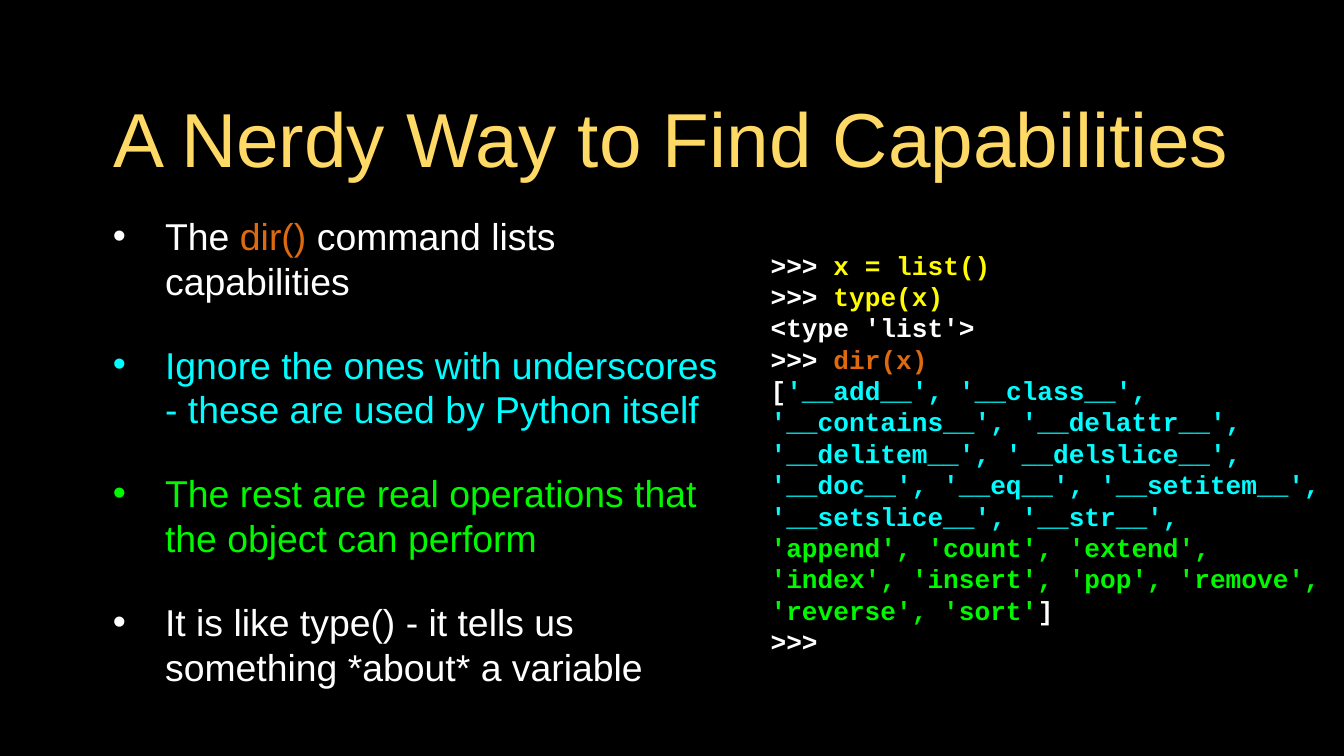
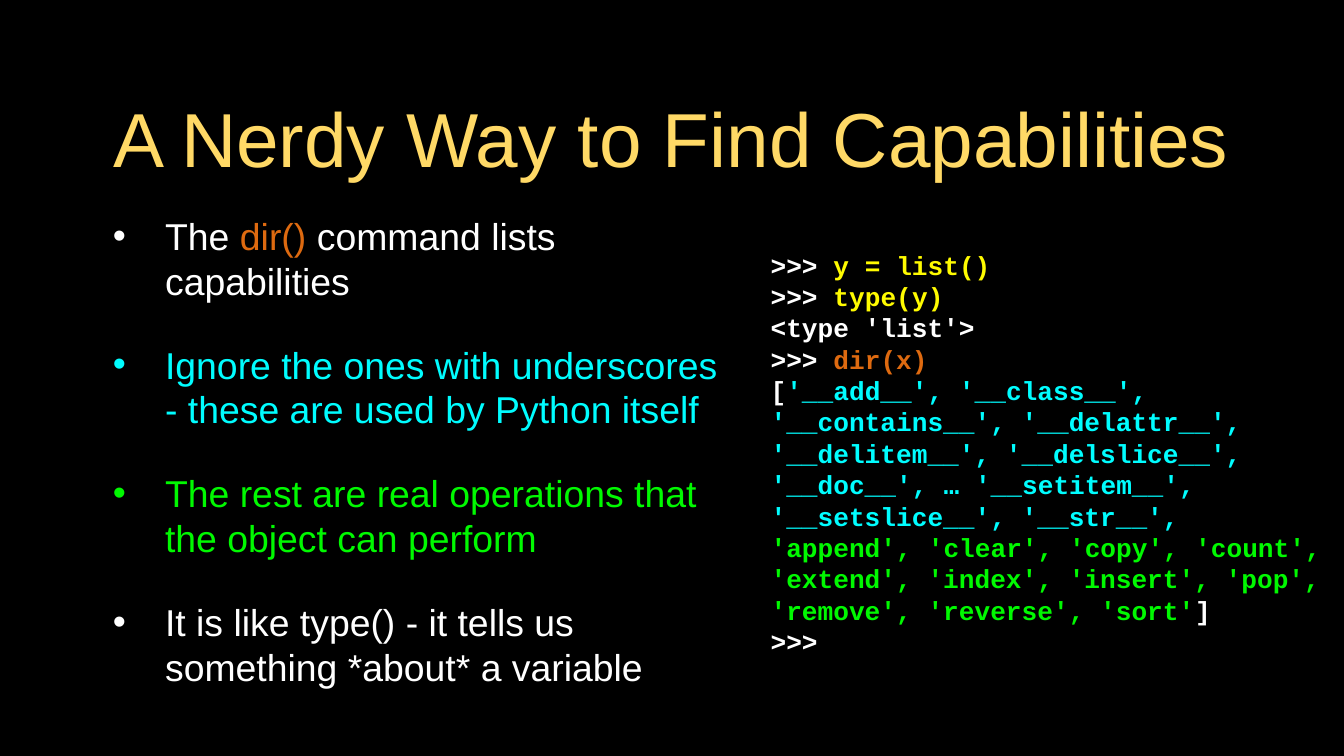
Before and after one commit to csev/py4e, a slide deck: slide 22 of lectures3/Pythonlearn-14-Objects.pptx. Drawn at 1344x756 pixels with LibreOffice and Linux fonts; fonts in the diff are those of the drawing. Boxes give left, top, right and bottom in pixels: in the first picture for what was removed or moved away, otherwise in the second. Text is boxed around its words. In the diff, an @@ line names an element or a change of style, - is before the commit and + after.

Commit message:
Tweaks

```diff
--- a/lectures3/Pythonlearn-14-Objects.pptx
+++ b/lectures3/Pythonlearn-14-Objects.pptx
@@ text at bbox=[833, 256, 990, 312]: text changed @@
->>> x = list()
->>> type(x)
+>>> y = list()
+>>> type(y)
@@ text at bbox=[771, 382, 1321, 626]: text changed @@
-['__add__', '__class__', '__contains__', '__delattr__', '__delitem__', '__delslice__', '__doc__', '__eq__', '__setitem__', '__setslice__', '__str__', 'append', 'count', 'extend', 'index', 'insert', 'pop', 'remove', 'reverse', 'sort']
+['__add__', '__class__', '__contains__', '__delattr__', '__delitem__', '__delslice__', '__doc__', … '__setitem__', '__setslice__', '__str__', 'append', 'clear', 'copy', 'count', 'extend', 'index', 'insert', 'pop', 'remove', 'reverse', 'sort']
```
Also in this commit, not shown: 3 other slides changed, 1 slide added, 1 slide removed.
